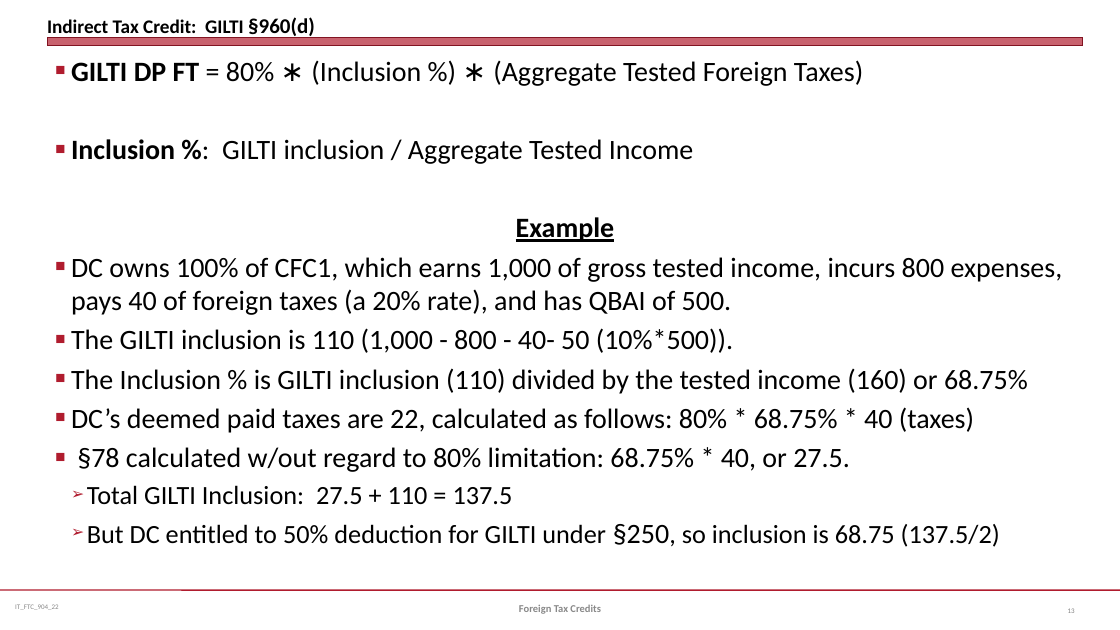
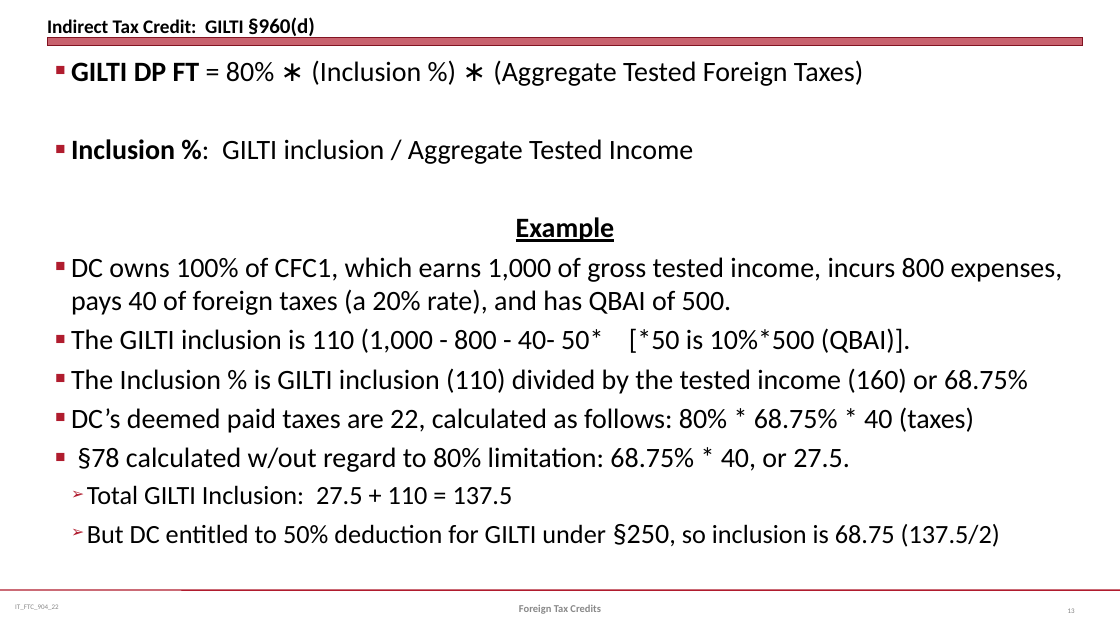
Before and after one commit to jmc877/International-Tax, a slide deck: slide 13 of slides/IT_FTC_904_22.pptx. Drawn at 1120x630 pixels with LibreOffice and Linux fonts; fonts in the diff are those of the drawing. Boxes give left, top, right and bottom in pixels: in the first picture for what was removed or moved away, otherwise in the second. Text is boxed around its words. In the diff, an @@ line names an element or a change of style, - is before the commit and + after.

```diff
--- a/slides/IT_FTC_904_22.pptx
+++ b/slides/IT_FTC_904_22.pptx
@@ text at <box>71,328,911,353</box>: text changed @@
-■ The GILTI inclusion is 110 (1,000 - 800 - 40- 50 (10%*500)).
+■ The GILTI inclusion is 110 (1,000 - 800 - 40- 50* [*50 is 10%*500 (QBAI)].
```
Also in this commit, not shown: 7 other files.
